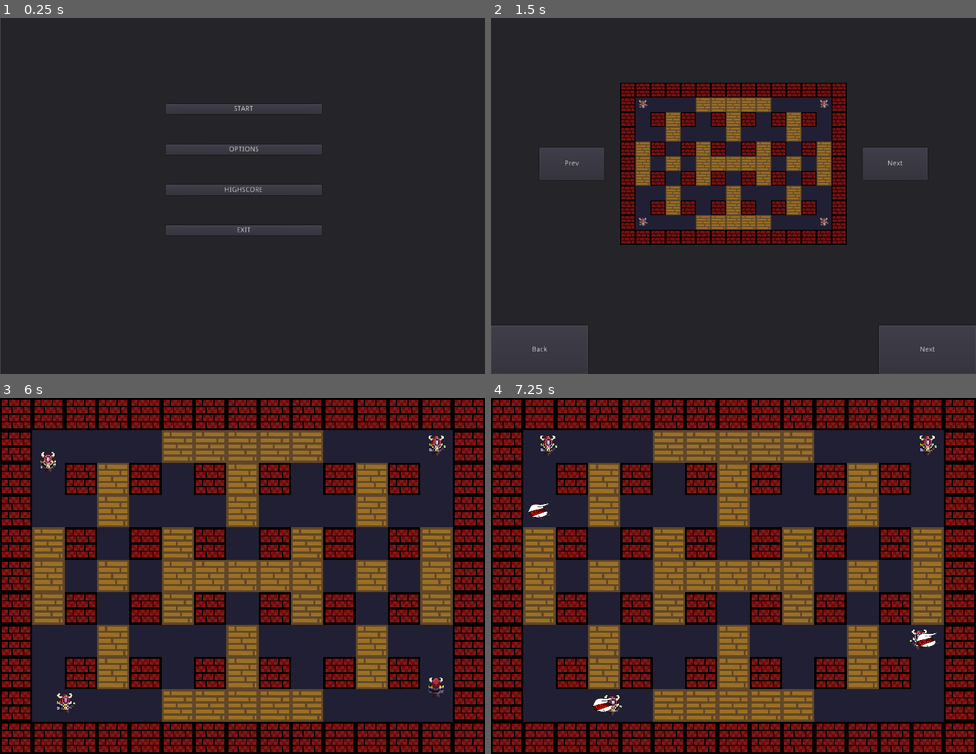
Above: before the commit, frames 1-4 (two rows, left to right).
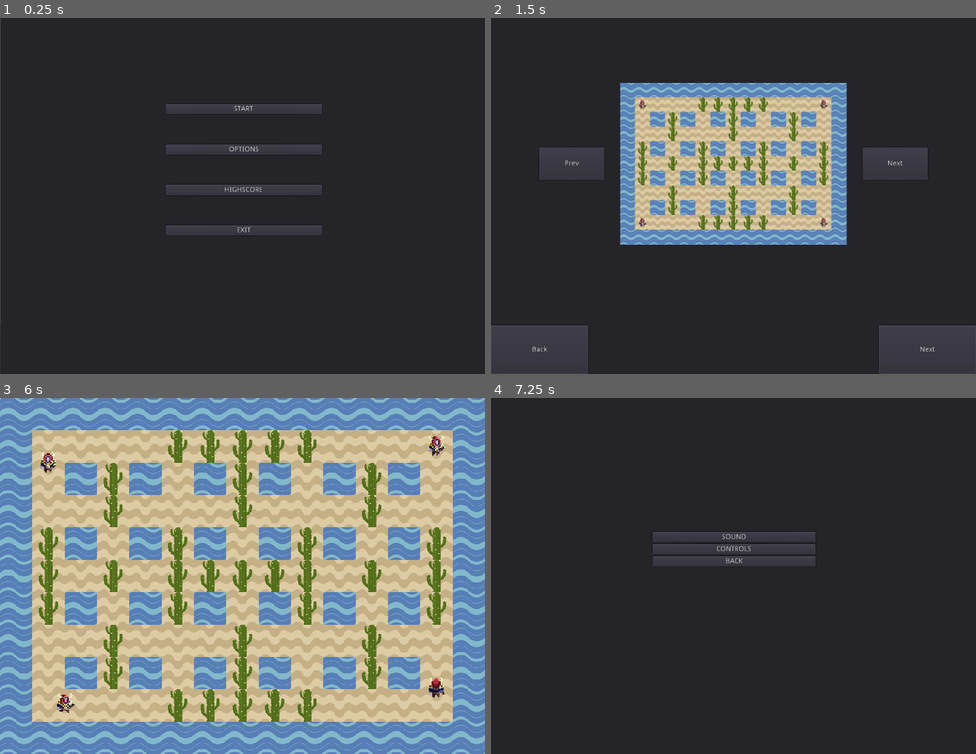
Above: after the commit, the same moments.

Repository: DominikWolek/bomber-game
Game: Godot game, scene res://GUI/MainMenuScene.tscn
The game is run twice, just before and just after one commit, with the same random seed, the same clock (stepped at 60 frames per second) and the same inputs.
Inputs (mouse positions are in pixels of both pictures, inside the frame that each line leads up to):
- Up to frame 1 (0.25 s): no input
- Up to frame 2 (1.5 s): click (544, 349) at 0.5 s, where only the run after the commit has a clickable "Back"; click "START" at 1.25 s
- Up to frame 3 (6 s): click "Back" at 2 s; click "START" at 2.75 s; click "Next" at 3.5 s; click "Back" at 4.25 s; click "Next" at 5 s; click "NEXT" at 5.75 s
- Up to frame 4 (7.25 s): click (544, 729) at 6.5 s, where only the run after the commit has a clickable "Back"

The runs differ from the first frame. In frame 1, less than 0.1% of the frame differs, in the area x 0-1%, y 91-97%; in frame 2, 21%; in frame 3, 100%, in the area x 0-100%, y 0-100%; in frame 4, 68%.

Commit message:
added sounds

Diff:
--- a/Bomberman/ConfigurationNode.tscn
+++ b/Bomberman/ConfigurationNode.tscn
@@ -99,7 +99,13 @@
 			\"colour\": null,
 			\"is_bot\": null,
 			\"is_playing\": null
-		}
+		},
+		\"Sounds\": {
+			\"sound\" : 0,
+			\"soundSwitch\": false,
+			\"sfx\" : 0,
+			\"sfxSwitch\": false
+		},
 	}
 
 	_load_configuration()
--- /dev/null
+++ b/Bomberman/GUI/HSlider.gd
@@ -0,0 +1,19 @@
+extends HSlider
+
+
+func _ready():
+	if (ConfigurationNode._get_value("Sounds", "sound") != null):
+		value = ConfigurationNode._get_value("Sounds", "sound")
+		Sounds.get_tree().call_group("Sounds", "set_volume_db", value)
+
+
+
+func _on_MusicSlider_value_changed(value):
+	Sounds.get_tree().call_group("Sounds", "set_volume_db", value)
+	if(value == -10):
+		Sounds.get_tree().call_group("Sounds", "set_stream_paused", true)
+		get_parent().get_node("MusicSwitch").pressed = false
+	else:
+		Sounds.get_tree().call_group("Sounds", "set_stream_paused", false)
+		get_parent().get_node("MusicSwitch").pressed = true
+	ConfigurationNode._change_and_commit("Sounds", "sound", value)
--- a/Bomberman/GUI/MainScenePanel.gd
+++ b/Bomberman/GUI/MainScenePanel.gd
@@ -6,7 +6,7 @@
 
 # Called when the node enters the scene tree for the first time.
 func _ready():
-	if(Sounds.get_node("MainMenu").is_playing() == false):
+	if(Sounds.get_node("MainMenu").is_playing() == false ):
 		Sounds.get_node("MainMenu").play()
 
 # Called every frame. 'delta' is the elapsed time since the previous frame.
--- /dev/null
+++ b/Bomberman/GUI/MusicSwitch.gd
@@ -0,0 +1,17 @@
+extends CheckButton
+
+
+func _ready():
+	if (ConfigurationNode._get_value("Sounds", "soundSwitch") != null):
+		pressed = ConfigurationNode._get_value("Sounds", "soundSwitch")
+		Sounds.get_tree().call_group("Sounds", "set_stream_paused", !pressed)
+
+
+
+func _on_MusicSwitch_toggled(button_pressed):
+	Sounds.get_tree().call_group("Sounds", "set_stream_paused", !button_pressed)
+	if(button_pressed == false):
+		get_parent().get_node("MusicSlider").value = -10
+	else:
+		get_parent().get_node("MusicSlider").value = -2.5
+	ConfigurationNode._change_and_commit("Sounds", "soundSwitch", button_pressed)
--- /dev/null
+++ b/Bomberman/GUI/SFXSlider.gd
@@ -0,0 +1,18 @@
+extends HSlider
+
+
+func _ready():
+	if (ConfigurationNode._get_value("Sounds", "sfx") != null):
+		value = ConfigurationNode._get_value("Sounds", "sfx")
+		Sounds.get_tree().call_group("SFX", "set_volume_db", value)
+
+
+func _on_SFXSlider_value_changed(value):
+	Sounds.get_tree().call_group("SFX", "set_volume_db", value)
+	if(value == -10):
+		Sounds.get_tree().call_group("SFX", "set_stream_paused", true)
+		get_parent().get_node("SFXSwitch").pressed = false
+	else:
+		Sounds.get_tree().call_group("SFX", "set_stream_paused", false)
+		get_parent().get_node("SFXSwitch").pressed = true
+	ConfigurationNode._change_and_commit("Sounds", "sfx", value)
--- /dev/null
+++ b/Bomberman/GUI/SFXSwitch.gd
@@ -0,0 +1,17 @@
+extends CheckButton
+
+
+func _ready():
+	if (ConfigurationNode._get_value("Sounds", "sfxSwitch") != null):
+		pressed = ConfigurationNode._get_value("Sounds", "sfxSwitch")
+		Sounds.get_tree().call_group("SFX", "set_stream_paused", !pressed)
+
+
+
+func _on_SFXSwitch_toggled(button_pressed):
+	Sounds.get_tree().call_group("SFX", "set_stream_paused", !button_pressed)
+	if(button_pressed == false):
+		get_parent().get_node("SFXSlider").value = -10
+	else:
+		get_parent().get_node("SFXSlider").value =-2.5
+	ConfigurationNode._change_and_commit("Sounds", "sfxSwitch", button_pressed)
--- a/Bomberman/GUI/SoundSettings.tscn
+++ b/Bomberman/GUI/SoundSettings.tscn
@@ -1,6 +1,10 @@
-[gd_scene load_steps=2 format=2]
+[gd_scene load_steps=6 format=2]
 
-[ext_resource path="res://GUI/Button.gd" type="Script" id=1]
+[ext_resource path="res://GUI/MusicSwitch.gd" type="Script" id=1]
+[ext_resource path="res://GUI/HSlider.gd" type="Script" id=2]
+[ext_resource path="res://GUI/SFXSwitch.gd" type="Script" id=3]
+[ext_resource path="res://GUI/SFXSlider.gd" type="Script" id=4]
+[ext_resource path="res://GUI/Button.gd" type="Script" id=5]
 
 [node name="Node2D" type="Node2D"]
 
@@ -10,54 +14,62 @@
 margin_right = 962.0
 margin_bottom = 706.0
 
-[node name="CenterContainer" type="VBoxContainer" parent="Panel"]
+[node name="Music" type="VBoxContainer" parent="Panel"]
 margin_left = 248.728
 margin_top = 93.1599
 margin_right = 662.728
 margin_bottom = 169.16
 alignment = 1
 
-[node name="Label" type="Label" parent="Panel/CenterContainer"]
+[node name="Music" type="Label" parent="Panel/Music"]
 margin_right = 414.0
 margin_bottom = 14.0
 text = "Music"
 align = 1
 valign = 1
 
-[node name="CheckButton" type="CheckButton" parent="Panel/CenterContainer"]
+[node name="MusicSwitch" type="CheckButton" parent="Panel/Music"]
 margin_top = 18.0
 margin_right = 414.0
 margin_bottom = 58.0
+script = ExtResource( 1 )
 
-[node name="HSlider" type="HSlider" parent="Panel/CenterContainer"]
+[node name="MusicSlider" type="HSlider" parent="Panel/Music"]
 margin_top = 62.0
 margin_right = 414.0
 margin_bottom = 78.0
+min_value = -10.0
+max_value = 5.0
 ticks_on_borders = true
+script = ExtResource( 2 )
 
-[node name="VBoxContainer" type="VBoxContainer" parent="Panel"]
+[node name="SFX" type="VBoxContainer" parent="Panel"]
 margin_left = 253.024
 margin_top = 271.415
 margin_right = 673.024
 margin_bottom = 325.415
 
-[node name="Label" type="Label" parent="Panel/VBoxContainer"]
+[node name="SFX" type="Label" parent="Panel/SFX"]
 margin_right = 420.0
 margin_bottom = 14.0
 text = "Sounds"
 align = 1
 valign = 1
 
-[node name="CheckButton" type="CheckButton" parent="Panel/VBoxContainer"]
+[node name="SFXSwitch" type="CheckButton" parent="Panel/SFX"]
 margin_top = 18.0
 margin_right = 420.0
 margin_bottom = 58.0
+script = ExtResource( 3 )
 
-[node name="HSlider" type="HSlider" parent="Panel/VBoxContainer"]
+[node name="SFXSlider" type="HSlider" parent="Panel/SFX"]
 margin_top = 62.0
 margin_right = 420.0
 margin_bottom = 78.0
+min_value = -10.0
+max_value = 5.0
 ticks_on_borders = true
+script = ExtResource( 4 )
 
 [node name="Button" type="Button" parent="Panel"]
 margin_left = 0.25293
@@ -65,6 +77,10 @@
 margin_right = 218.253
 margin_bottom = 705.334
 text = "Back"
-script = ExtResource( 1 )
+script = ExtResource( 5 )
 
+[connection signal="toggled" from="Panel/Music/MusicSwitch" to="Panel/Music/MusicSwitch" method="_on_MusicSwitch_toggled"]
+[connection signal="value_changed" from="Panel/Music/MusicSlider" to="Panel/Music/MusicSlider" method="_on_MusicSlider_value_changed"]
+[connection signal="toggled" from="Panel/SFX/SFXSwitch" to="Panel/SFX/SFXSwitch" method="_on_SFXSwitch_toggled"]
+[connection signal="value_changed" from="Panel/SFX/SFXSlider" to="Panel/SFX/SFXSlider" method="_on_SFXSlider_value_changed"]
 [connection signal="pressed" from="Panel/Button" to="Panel/Button" method="_on_BackButton_pressed"]
--- a/Bomberman/Sounds/Sounds.tscn
+++ b/Bomberman/Sounds/Sounds.tscn
@@ -9,20 +9,34 @@
 [node name="Node2D" type="Node2D"]
 script = ExtResource( 1 )
 
-[node name="MainMenu" type="AudioStreamPlayer" parent="."]
+[node name="MainMenu" type="AudioStreamPlayer" parent="." groups=[
+"Sounds",
+]]
 stream = ExtResource( 2 )
 
-[node name="La Calahorra" type="AudioStreamPlayer" parent="."]
+[node name="La Calahorra" type="AudioStreamPlayer" parent="." groups=[
+"Sounds",
+]]
 stream = ExtResource( 3 )
 
-[node name="The Pirate And The Dancer" type="AudioStreamPlayer" parent="."]
+[node name="The Pirate And The Dancer" type="AudioStreamPlayer" parent="." groups=[
+"Sounds",
+]]
 stream = ExtResource( 4 )
 
-[node name="Explosion" type="AudioStreamPlayer2D" parent="."]
+[node name="Explosion" type="AudioStreamPlayer2D" parent="." groups=[
+"SFX",
+]]
 
-[node name="Damage" type="AudioStreamPlayer2D" parent="."]
+[node name="Damage" type="AudioStreamPlayer2D" parent="." groups=[
+"SFX",
+]]
 
-[node name="Death" type="AudioStreamPlayer2D" parent="."]
+[node name="Death" type="AudioStreamPlayer2D" parent="." groups=[
+"SFX",
+]]
 stream = ExtResource( 5 )
 
-[node name="BombSet" type="AudioStreamPlayer2D" parent="."]
+[node name="BombSet" type="AudioStreamPlayer2D" parent="." groups=[
+"SFX",
+]]
--- a/Bomberman/config.cfg
+++ b/Bomberman/config.cfg
@@ -1,6 +1,6 @@
 [map]
 
-map_type=2
+map_type=4
 
 [P1]
 
@@ -49,3 +49,10 @@
 colour=1
 is_bot=true
 is_playing=true
+
+[Sounds]
+
+soundSwitch=true
+sfxSwitch=true
+sfx=-10.0
+sound=-10.0
--- a/Bomberman/project.godot
+++ b/Bomberman/project.godot
@@ -22,6 +22,8 @@
 
 ConfigurationNode="*res://ConfigurationNode.tscn"
 Sounds="*res://Sounds/Sounds.tscn"
+Highscore="*res://Highscore/Highscore.tscn"
+SoundSettings="*res://GUI/SoundSettings.tscn"
 
 [display]
 
